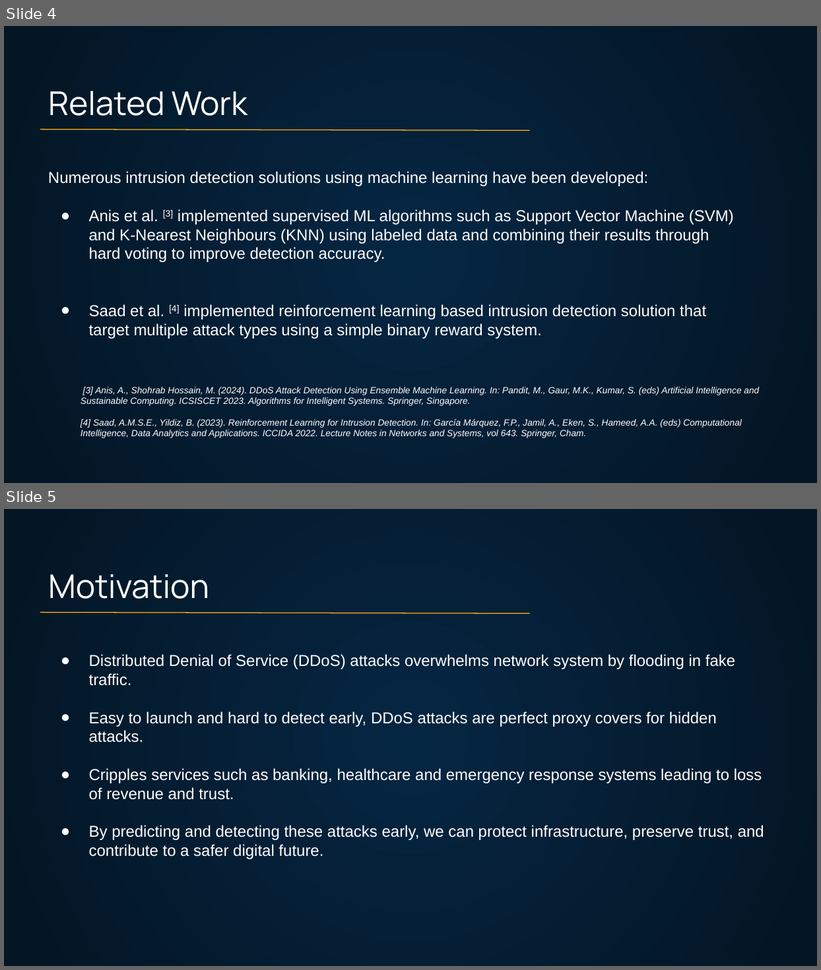
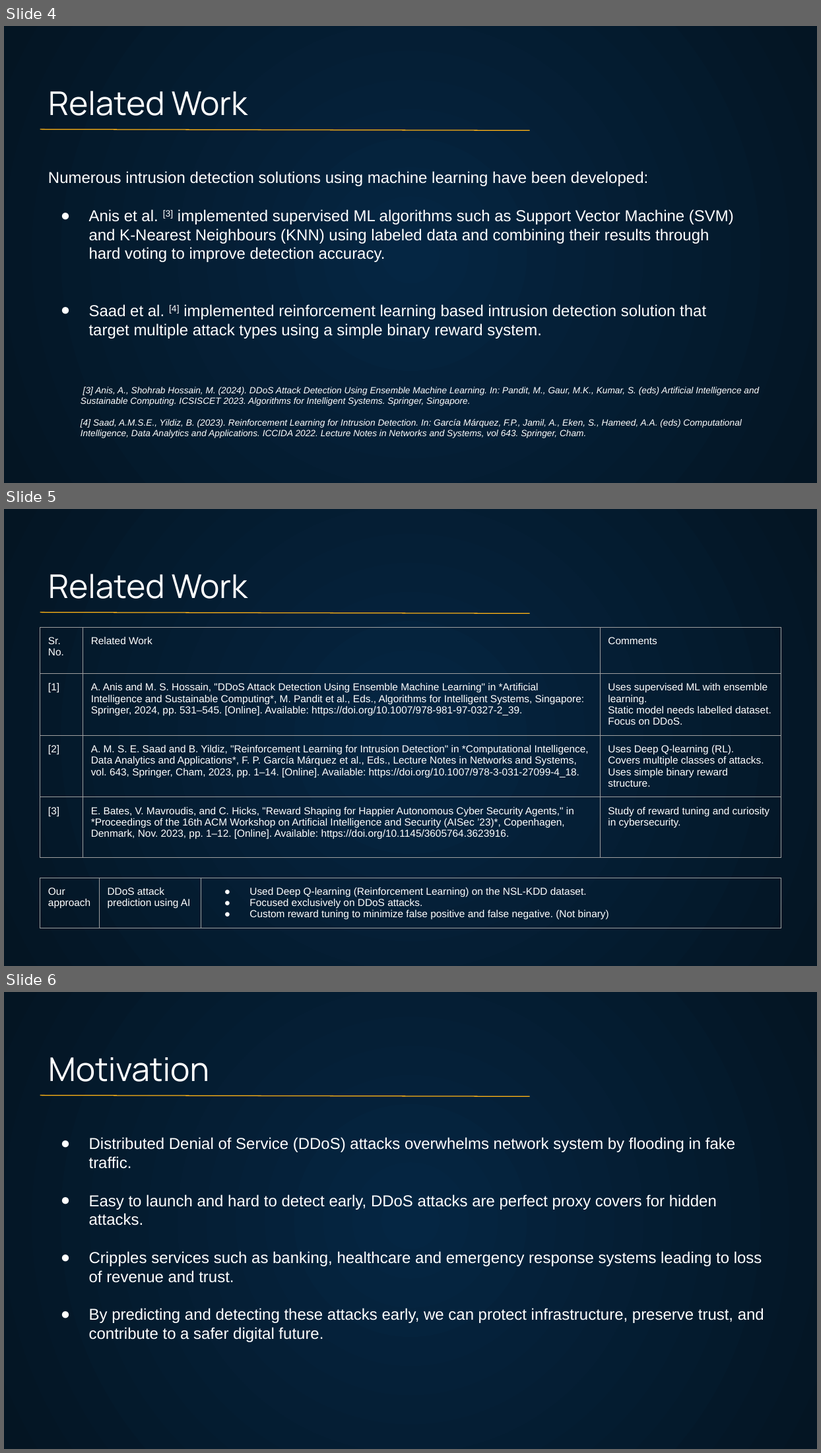
Before and after one commit to slowloris-98/DDoS_RL, a slide deck: CS258_Project_presentation.pptx. Shown one above the other, each under a label of ours: slides 4 and 5 before the commit, slides 4, 5 and 6 after it. The pictures are 821x970 and 821x1453 pixels, drawn with LibreOffice and Linux fonts; fonts in the diff are those of the drawing. Boxes give left, top, right and bottom in pixels: in the first picture for what was removed or moved away, otherwise in the second. Text is boxed around its words. In the diff, an @@ line names an element or a change of style, - is before the commit and + after.

```diff
--- a/CS258_Project_presentation.pptx
+++ b/CS258_Project_presentation.pptx
@@ slide 5 added at (4,509,817,966), background gradient #052643 to #041523 @@
@@ title added at (48,574,248,599), 29 pt, text #FFFFFF @@
+Related Work
@@ line added from (40, 612) to (530, 614), #FFB215 0.75 pt @@
@@ table added at (40,628,781,894), 4 rows, 3 columns @@
+Sr. No. | Related Work | Comments
+[1] | A. Anis and M. S. Hossain, "DDoS Attack Detection Using Ensemble Machine Learning" in *Artificial Intelligence and Sustainable Computing*, M. Pandit et al., Eds., Algorithms for Intelligent Systems, Singapore: Springer, 2024, pp. 531–545. [Online]. Available: https://doi.org/10.1007/978-981-97-0327-2_39. | Uses supervised ML with ensemble learning. / Static model needs labelled dataset. Focus on DDoS.
+[2] | A. M. S. E. Saad and B. Yildiz, "Reinforcement Learning for Intrusion Detection" in *Computational Intelligence, Data Analytics and Applications*, F. P. García Márquez et al., Eds., Lecture Notes in Networks and Systems, vol. 643, Springer, Cham, 2023, pp. 1–14. [Online]. Available: https://doi.org/10.1007/978-3-031-27099-4_18. | Uses Deep Q-learning (RL). / Covers multiple classes of attacks. / Uses simple binary reward structure.
+[3] | E. Bates, V. Mavroudis, and C. Hicks, "Reward Shaping for Happier Autonomous Cyber Security Agents," in *Proceedings of the 16th ACM Workshop on Artificial Intelligence and Security (AISec ’23)*, Copenhagen, Denmark, Nov. 2023, pp. 1–12. [Online]. Available: https://doi.org/10.1145/3605764.3623916. | Study of reward tuning and curiosity in cybersecurity.
@@ table added at (40,878,781,966), 1 rows, 3 columns @@
+Our approach | DDoS attack prediction using AI | Used Deep Q-learning (Reinforcement Learning) on the NSL-KDD dataset. / Focused exclusively on DDoS attacks. / Custom reward tuning to minimize false positive and false negative. (Not binary)
@@ what was slide 5 is now slide 6 @@
```
Also in this commit, not shown: 5 slides changed, 1 other slide added, 2 other files.
